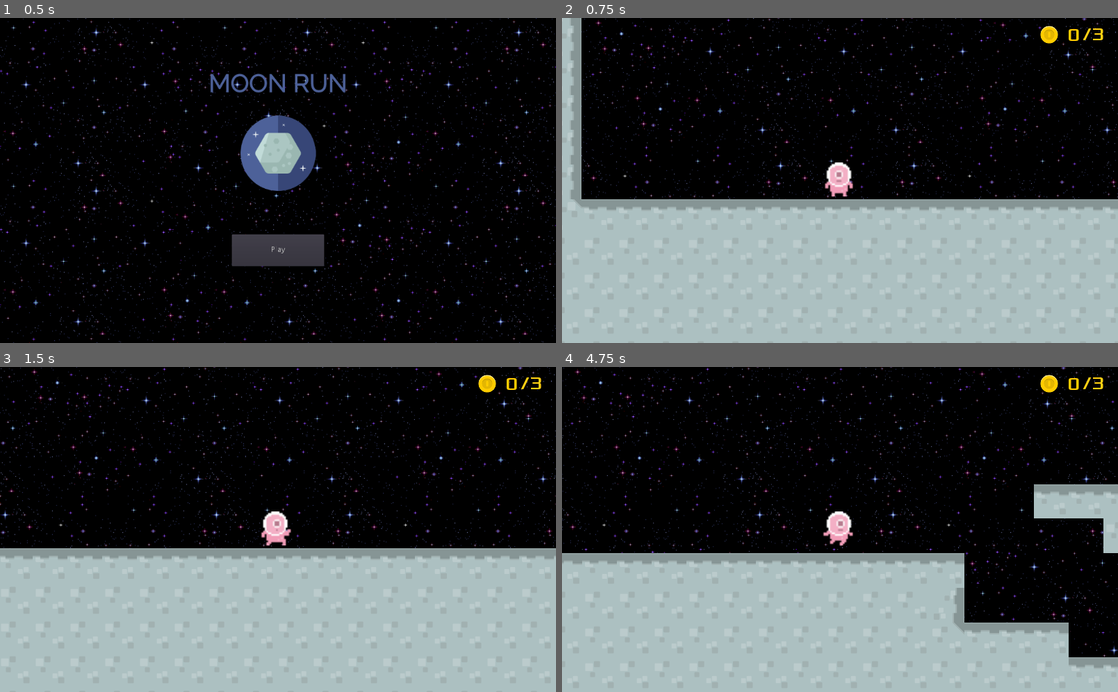
Above: before the commit, frames 1-4 (two rows, left to right).
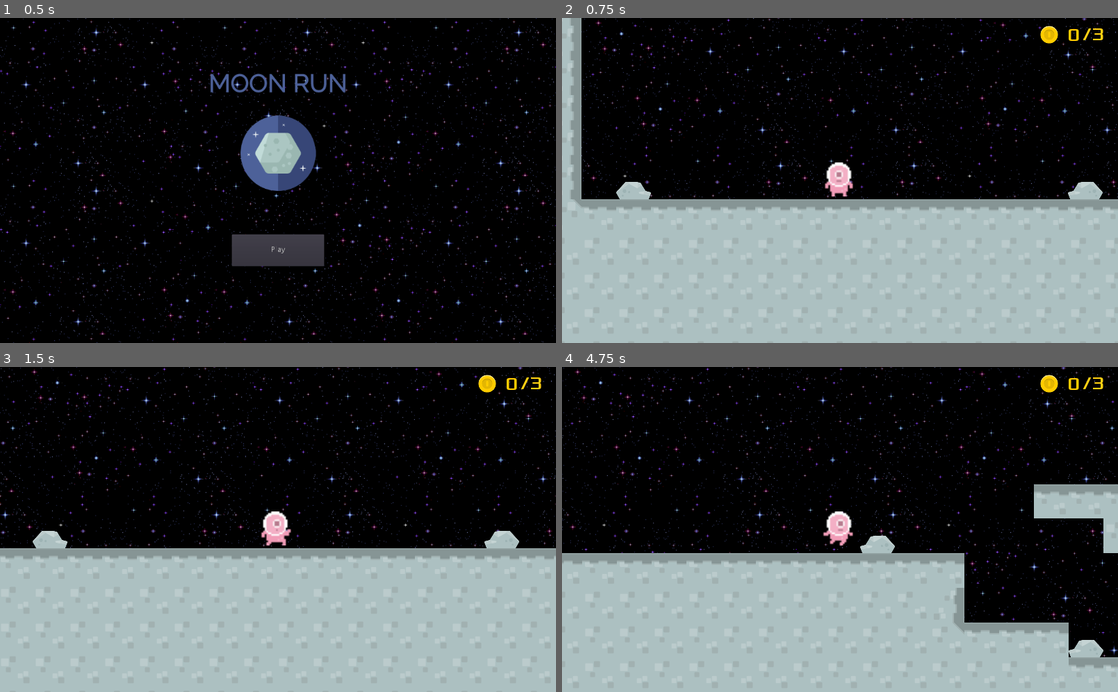
Above: after the commit, the same moments.

Repository: bsu-cs315/P2-MoonRun
Game: Godot game, scene res://src/MainMenu.tscn
The game is run twice, just before and just after one commit, with the same random seed, the same clock (stepped at 60 frames per second) and the same inputs.
Inputs:
- Up to frame 1 (0.5 s): no input
- Up to frame 2 (0.75 s): click "Play" at 0.5 s
- Up to frame 3 (1.5 s): tap Enter at 1.25 s; hold Right (walk_right) from 1.28 s (still down); hold Down (crouch) from 1.28 s (still down)
- Up to frame 4 (4.75 s): tap Space (jump) at 1.52, 2.27, 3.77, 4.52 s; release Down (crouch) at 2.03 s; tap Down (crouch) at 2.1, 3.6 s; release Right (walk_right) at 2.78 s; hold Left (walk_left) 2.78-3.53 s; hold Down (crouch) 2.78-3.53 s; hold Right (walk_right) from 3.53 s (still down); hold Down (crouch) from 4.28 s (still down)

Frame 1 is identical in both runs. In frame 2, 0.5% of the frame differs, in the area x 9-98%, y 50-56%; in frame 3, 0.5%; in frame 4, 0.5%.

Commit message:
Added ScreenShake Effect

Diff:
--- /dev/null
+++ b/project/src/Camera2D.gd
@@ -0,0 +1,55 @@
+extends Camera2D
+
+var _duration = 0.0
+var _period_in_ms = 0.0
+var _amplitude = 0.0
+var _timer = 0.0
+var _last_shook_timer = 0
+var _previous_x = 0.0
+var _previous_y = 0.0
+var _last_offset = Vector2(0, 0)
+
+func _ready():
+	set_process(true)
+
+# Shake with decreasing intensity while there's time remaining.
+func _process(delta):
+	# Only shake when there's shake time remaining.
+	if _timer == 0:
+		return
+	# Only shake on certain frames.
+	_last_shook_timer = _last_shook_timer + delta
+	# Be mathematically correct in the face of lag; usually only happens once.
+	while _last_shook_timer >= _period_in_ms:
+		_last_shook_timer = _last_shook_timer - _period_in_ms
+		# Lerp between [amplitude] and 0.0 intensity based on remaining shake time.
+		var intensity = _amplitude * (1 - ((_duration - _timer) / _duration))
+		# Noise calculation logic from http://jonny.morrill.me/blog/view/14
+		var new_x = rand_range(-1.0, 1.0)
+		var x_component = intensity * (_previous_x + (delta * (new_x - _previous_x)))
+		var new_y = rand_range(-1.0, 1.0)
+		var y_component = intensity * (_previous_y + (delta * (new_y - _previous_y)))
+		_previous_x = new_x
+		_previous_y = new_y
+		# Track how much we've moved the offset, as opposed to other effects.
+		var new_offset = Vector2(x_component, y_component)
+		set_offset(get_offset() - _last_offset + new_offset)
+		_last_offset = new_offset
+	# Reset the offset when we're done shaking.
+	_timer = _timer - delta
+	if _timer <= 0:
+		_timer = 0
+		set_offset(get_offset() - _last_offset)
+
+# Kick off a new screenshake effect.
+func shake(duration = 0.2, frequency = 15, amplitude = 8):
+	# Initialize variables.
+	_duration = duration
+	_timer = duration
+	_period_in_ms = 1.0 / frequency
+	_amplitude = amplitude
+	_previous_x = rand_range(-1.0, 1.0)
+	_previous_y = rand_range(-1.0, 1.0)
+	# Reset previous offset, if any.
+	set_offset(get_offset() - _last_offset)
+	_last_offset = Vector2(0, 0)
--- a/project/src/Level.tscn
+++ b/project/src/Level.tscn
@@ -24,6 +24,7 @@
 [ext_resource path="res://assets/levelPieces/flagBlue2.png" type="Texture" id=22]
 [ext_resource path="res://assets/levelPieces/coinGold.png" type="Texture" id=23]
 [ext_resource path="res://assets/sounds/CoinCollection.wav" type="AudioStream" id=24]
+[ext_resource path="res://assets/levelPieces/rock.png" type="Texture" id=25]
 
 [sub_resource type="ConvexPolygonShape2D" id=1]
 points = PoolVector2Array( 0, 0, 129, 0, 129, 128, 0, 128 )
@@ -460,6 +461,20 @@
 "shape_transform": Transform2D( 1, 0, 0, 1, 0, 0 )
 } ]
 3/z_index = 0
+4/name = "rock.png 4"
+4/texture = ExtResource( 25 )
+4/tex_offset = Vector2( 0, 0 )
+4/modulate = Color( 1, 1, 1, 1 )
+4/region = Rect2( 0, 64, 128, 64 )
+4/tile_mode = 0
+4/occluder_offset = Vector2( 0, 0 )
+4/navigation_offset = Vector2( 0, 0 )
+4/shape_offset = Vector2( 0, 0 )
+4/shape_transform = Transform2D( 1, 0, 0, 1, 0, 0 )
+4/shape_one_way = false
+4/shape_one_way_margin = 0.0
+4/shapes = [  ]
+4/z_index = 0
 
 [sub_resource type="RectangleShape2D" id=21]
 extents = Vector2( 69.9999, 64.5711 )
@@ -489,13 +504,14 @@
 [node name="HalfTiles" type="TileMap" parent="." groups=[
 "HalfTiles",
 ]]
+position = Vector2( 0, 1 )
 scale = Vector2( 0.5, 0.5 )
 tile_set = SubResource( 20 )
 cell_size = Vector2( 128, 64 )
 collision_layer = 2
 collision_mask = 2
 format = 1
-tile_data = PoolIntArray( -917464, 1, 0, -917463, 3, 0, -655320, 1, 0, -655319, 3, 0, -393178, 1, 0, -393177, 3, 0, -131036, 1, 0, -131035, 3, 0, 131110, 1, 0, 131111, 3, 0, 327703, 1, 0, 327704, 3, 0, 524313, 1, 0, 524314, 3, 0, 655382, 1, 0, 655383, 3, 0 )
+tile_data = PoolIntArray( -1114069, 536870916, 0, -917464, 1, 0, -917463, 3, 0, -655320, 1, 0, -655319, 3, 0, -393178, 1, 0, -393177, 3, 0, -131036, 1, 0, -131035, 3, 0, 65556, 536870916, 0, 131110, 1, 0, 131111, 3, 0, 327703, 1, 0, 327704, 3, 0, 327721, 536870916, 0, 524313, 1, 0, 524314, 3, 0, 655382, 1, 0, 655383, 3, 0, 720933, 536870916, 0, 851990, 536870916, 0, 1114112, 4, 0, 1114125, 536870916, 0, 1114143, 536870916, 0, 1507347, 536870916, 0 )
 
 [node name="ParallaxBackground" type="ParallaxBackground" parent="."]
 
@@ -526,7 +542,6 @@
 [node name="FlagSprite" type="AnimatedSprite" parent="Flag"]
 frames = SubResource( 22 )
 animation = "FlagBlowing"
-frame = 1
 speed_scale = 0.28
 playing = true
 
--- a/project/src/Player.gd
+++ b/project/src/Player.gd
@@ -13,9 +13,11 @@
 var _left
 var _jump
 var _down
+var _screen_shake = false
 
 onready var dancing = false
 onready var movement = true
+
 
 
 func _physics_process(delta):
@@ -29,6 +31,9 @@
 
 	if !is_on_floor() and _velocity.y > 0:
 		_is_falling = true
+		print(_velocity)
+		if _velocity.y > 600:
+			_screen_shake = true
 
 	if _is_falling and is_on_floor():
 		_landed = true
@@ -37,6 +42,9 @@
 		_landed = false
 		_is_falling = false
 		$FootDust.emitting = true
+		if _screen_shake:
+			$Camera2D.shake()
+			_screen_shake = false
 
 
 
--- a/project/src/Player.tscn
+++ b/project/src/Player.tscn
@@ -11,6 +11,7 @@
 [ext_resource path="res://src/Player.gd" type="Script" id=9]
 [ext_resource path="res://assets/playerAnimations/tile_0080.png" type="Texture" id=10]
 [ext_resource path="res://assets/playerAnimations/tile_0087.png" type="Texture" id=11]
+[ext_resource path="res://src/Camera2D.gd" type="Script" id=12]
 
 [sub_resource type="CapsuleShape2D" id=1]
 radius = 9.74409
@@ -66,6 +67,7 @@
 
 [node name="Camera2D" type="Camera2D" parent="."]
 current = true
+script = ExtResource( 12 )
 
 [node name="FootDust" type="CPUParticles2D" parent="."]
 position = Vector2( 1.43051e-06, 10.3333 )
Binary file added: project/assets/levelPieces/rock.png
Not shown, added: project/assets/levelPieces/rock.png.import
Not shown: 1 places in project/src/Level.tscn that only renumber resources
Not shown: 1 places in project/src/Player.tscn that only renumber resources
Not shown, changed: README.md
